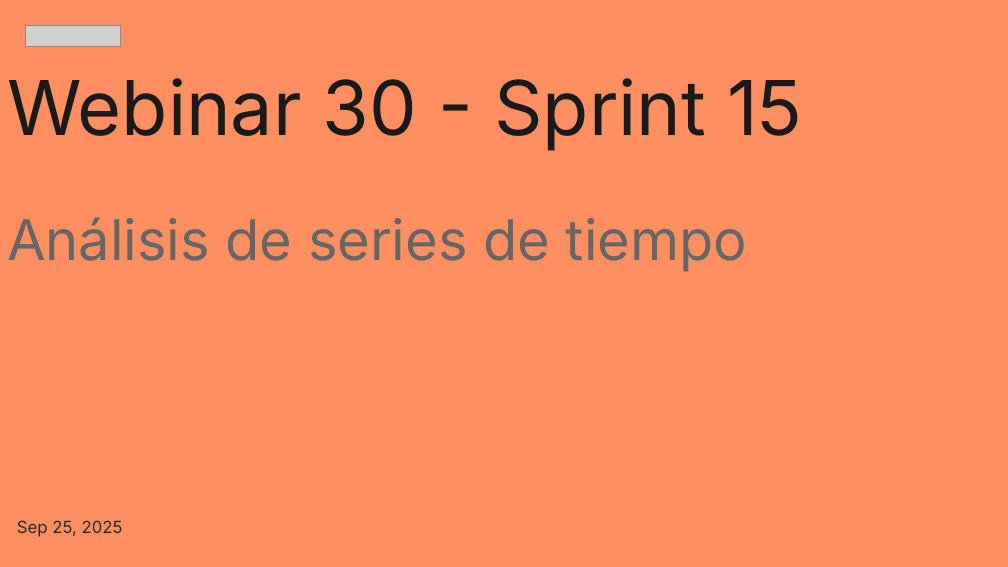
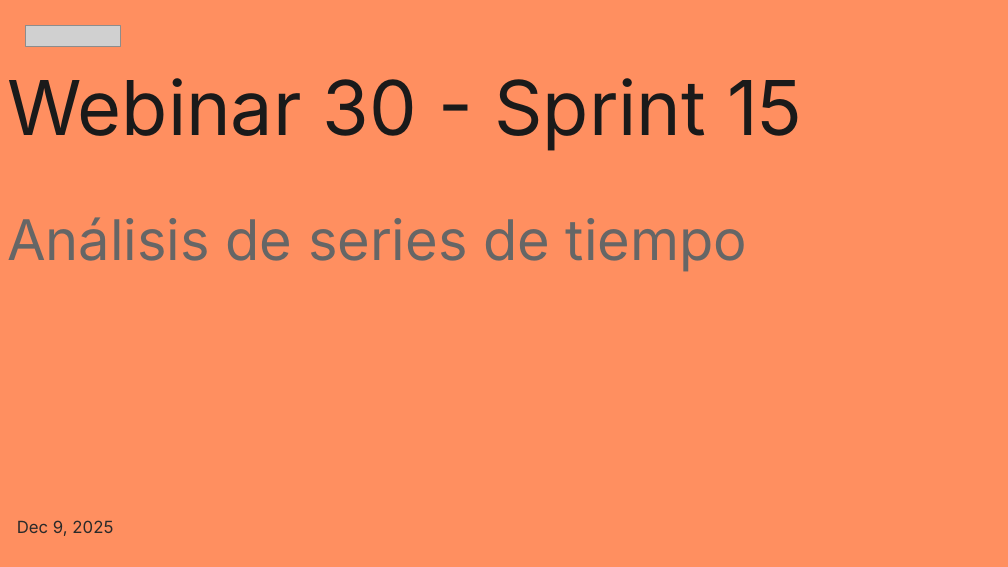
Before and after one commit to zyntonyson/bootcamp_ds_da, a slide deck: slide 1 of 15-ds-series-temporales/30-series-tiempo.pptx. Drawn at 1008x567 pixels with LibreOffice and Linux fonts; fonts in the diff are those of the drawing; grey boxes stand for pictures. Boxes give left, top, right and bottom in pixels: in the first picture for what was removed or moved away, otherwise in the second. Text is boxed around its words. In the diff, an @@ line names an element or a change of style, - is before the commit and + after.

```diff
--- a/15-ds-series-temporales/30-series-tiempo.pptx
+++ b/15-ds-series-temporales/30-series-tiempo.pptx
@@ subtitle at bbox=[17, 520, 113, 536]: text changed @@
-Sep 25, 2025
+Dec 9, 2025
```
Also in this commit, not shown: 1 other slide changed, 7 other files.
